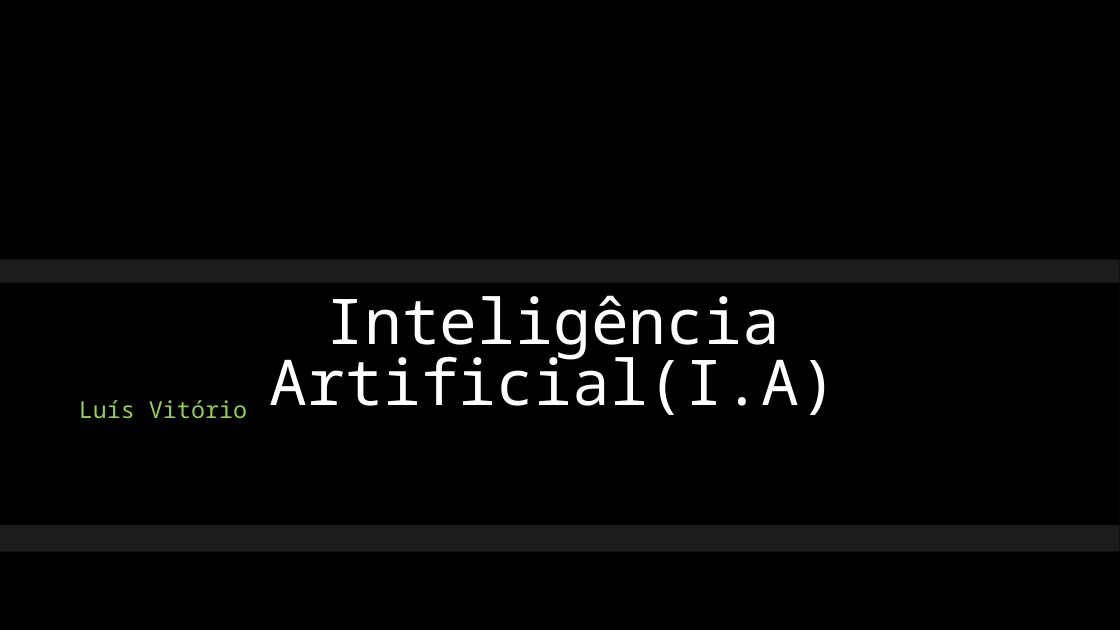
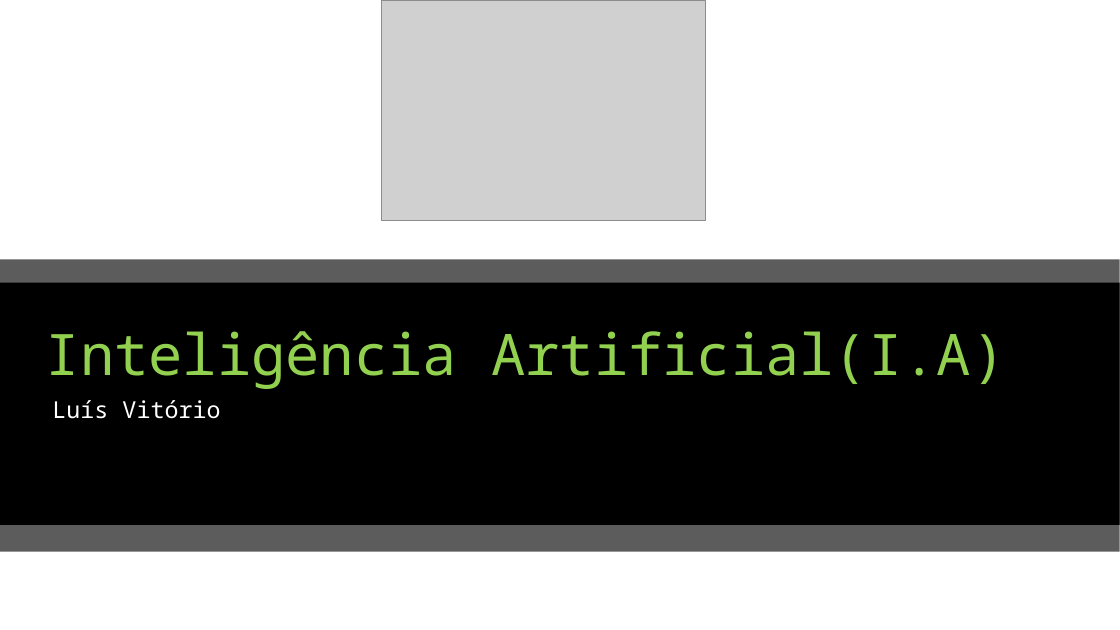
Before and after one commit to vitorioluis/Machine-Learning, a slide deck: slide 1 of IA/IA.pptx. Drawn at 1120x630 pixels with LibreOffice and Linux fonts; fonts in the diff are those of the drawing; grey boxes stand for pictures; background and template pictures are left out. Boxes give left, top, right and bottom in pixels: in the first picture for what was removed or moved away, otherwise in the second. Text is boxed around its words. In the diff, an @@ line names an element or a change of style, - is before the commit and + after.

```diff
--- a/IA/IA.pptx
+++ b/IA/IA.pptx
@@ background picture (left out) to #FFFFFF @@
@@ picture added at (381,0,705,220) @@
@@ title "Inteligência Artificial(I.A)" at (46,331,1005,389): size 54 to 49 pt, text colour #FFFFFF to #92D050; alignment centre to left; line spacing 0.8 to 0.9 @@
@@ subtitle "Luís Vitório": place and size @@
-subtitle "Luís Vitório" at (79,400,247,419)
+subtitle "Luís Vitório" at (52,400,220,419)
@@ subtitle "Luís Vitório" at (52,400,220,419): text colour #92D050 to #FFFFFF @@
```
Also in this commit, not shown: 10 other slides changed, 7 slides added, 4 slides removed.
